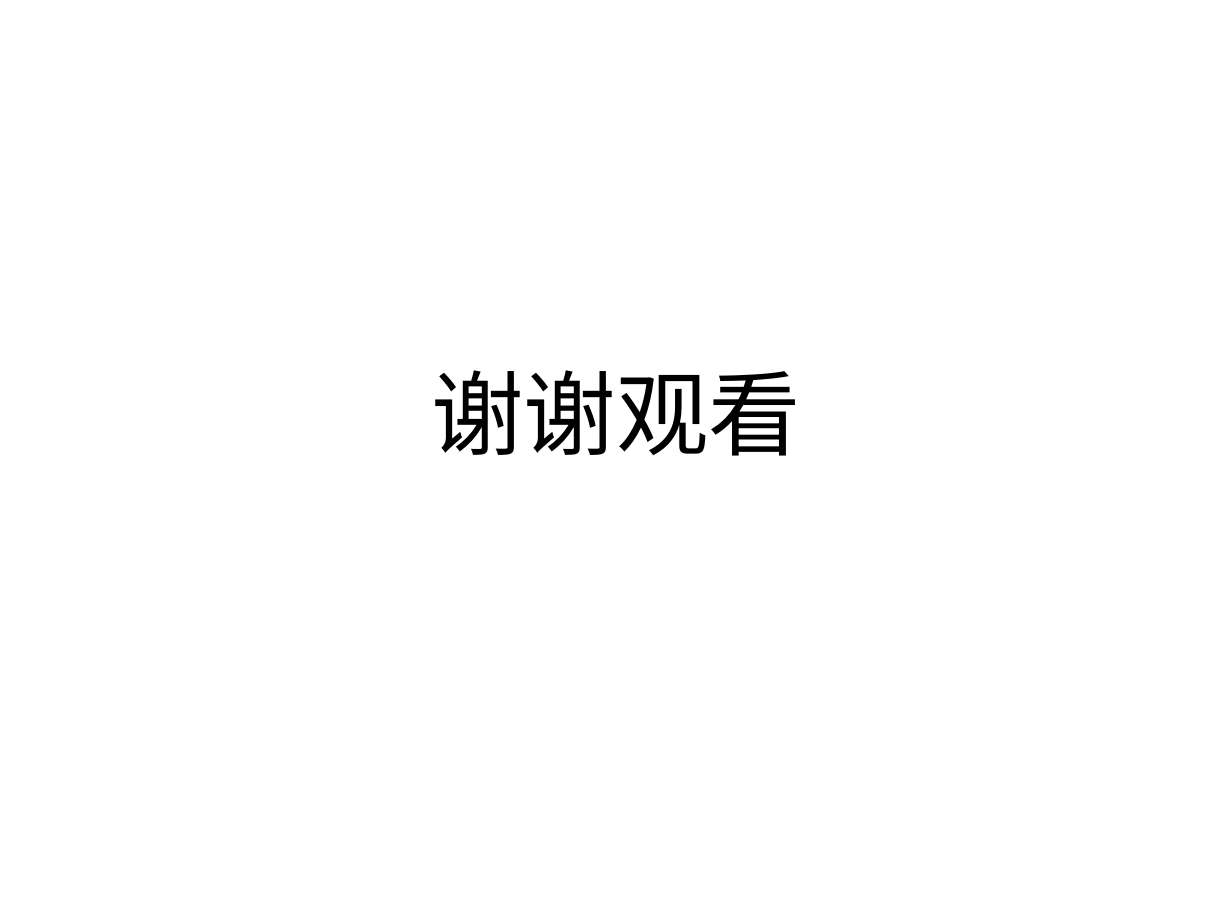
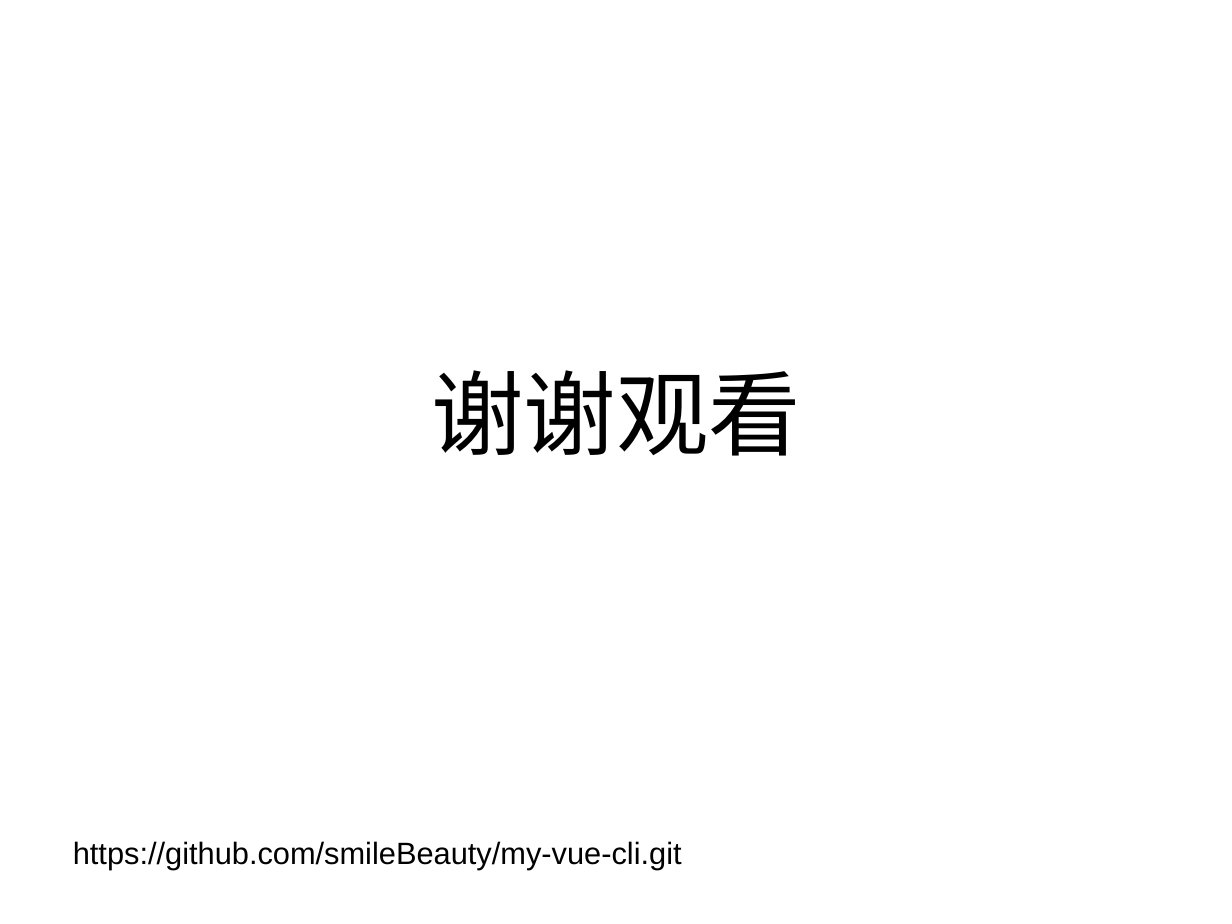
Before and after one commit to smileBeauty/my-vue-cli, a slide deck: slide 14 of nodejs构建自己的脚手架.ppt. Drawn at 1232x924 pixels with LibreOffice and Linux fonts; fonts in the diff are those of the drawing. Boxes give left, top, right and bottom in pixels: in the first picture for what was removed or moved away, otherwise in the second. Text is boxed around its words. In the diff, an @@ line names an element or a change of style, - is before the commit and + after.

Commit message:
更新文档

```diff
--- a/nodejs构建自己的脚手架.ppt
+++ b/nodejs构建自己的脚手架.ppt
@@ text added at (73,841,682,869), 18 pt, text #000000 @@
+https://github.com/smileBeauty/my-vue-cli.git
```
